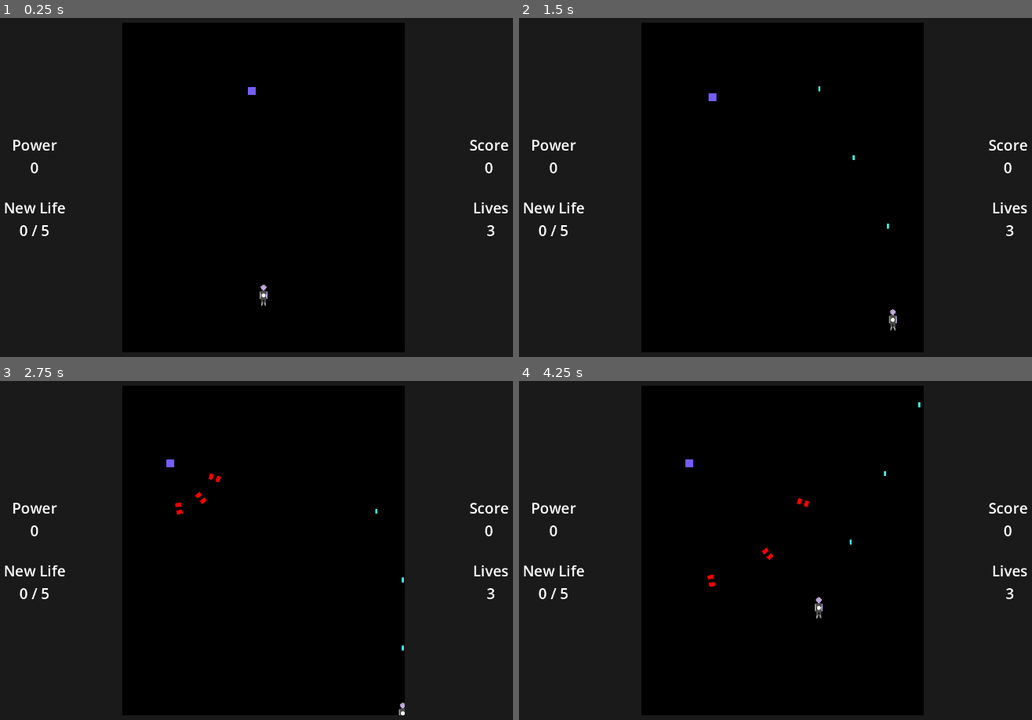
Above: before the commit, frames 1-4 (two rows, left to right).
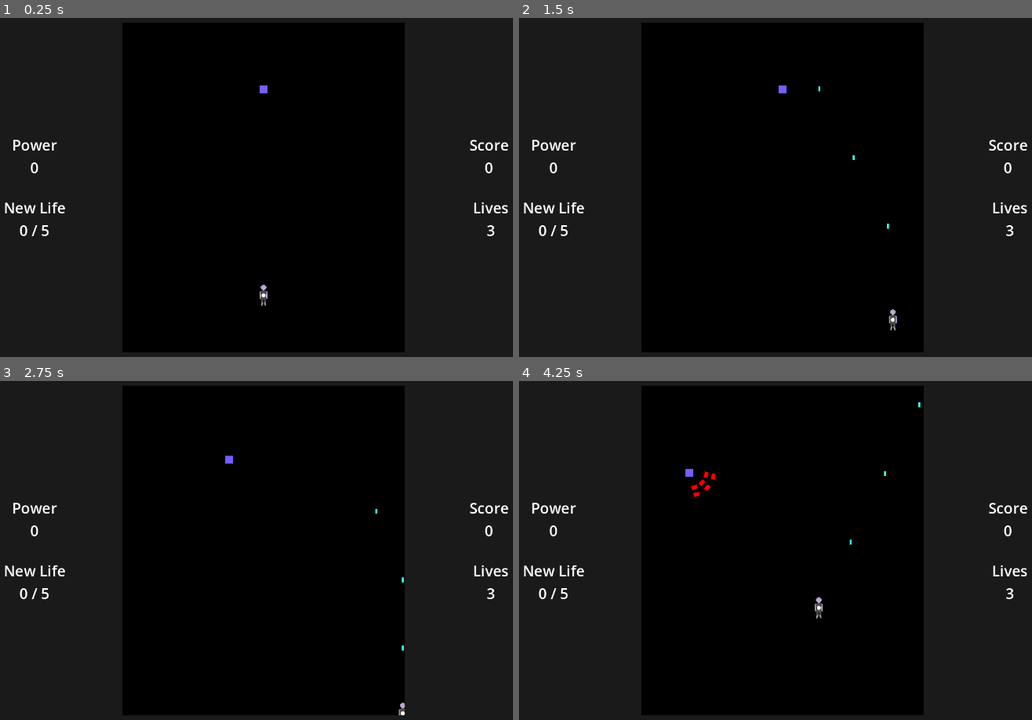
Above: after the commit, the same moments.

Repository: lukeledvina/Bullet-Hell-Godot
Game: Godot game, scene res://Scenes/Levels/test_level.tscn
Same seed, same stepped clock (60 frames per second), same inputs: the game is played once before the commit and once after it. This scene is started directly instead of the project's main scene.
Inputs:
- Up to frame 1 (0.25 s): no input
- Up to frame 2 (1.5 s): tap Enter at 0.5 s; hold D (right) 0.53-1.28 s; hold Space (shoot) 0.53-1.28 s; hold S (down) from 1.28 s (still down); tap Shift (slow) at 1.35 s
- Up to frame 3 (2.75 s): release S (down) at 2.03 s; hold D (right) from 2.03 s (still down); hold Space (shoot) from 2.03 s (still down)
- Up to frame 4 (4.25 s): release D (right) at 2.78 s; release Space (shoot) at 2.78 s; hold W (up) 2.78-3.53 s; tap Shift (slow) at 2.85 s; hold A (left) from 3.53 s (still down); hold Space (shoot) from 3.53 s (still down)

The runs differ from the first frame. In frame 1, less than 0.1% of the frame differs, in the area x 48-53%, y 19-23%; in frame 2, less than 0.1%; in frame 3, 0.2%; in frame 4, 0.3%, in the area x 32-57%, y 23-61%.

Commit message:
Single Phase Bosses are now fully functional, added power-up spawns on boss death

Diff:
--- a/Scenes/Bosses/boss.tscn
+++ b/Scenes/Bosses/boss.tscn
@@ -4,6 +4,8 @@
 [ext_resource type="Texture2D" uid="uid://b7dbljpgiixi7" path="res://Assets/white_square.png" id="2_ax0mw"]
 
 [node name="Boss" type="CharacterBody2D"]
+collision_layer = 2
+collision_mask = 4
 script = ExtResource("1_dphdc")
 
 [node name="Sprite2D" type="Sprite2D" parent="."]
@@ -15,6 +17,7 @@
 [node name="AnimationPlayer" type="AnimationPlayer" parent="."]
 
 [node name="AttackCooldownTimer" type="Timer" parent="."]
+one_shot = true
 
 [node name="Rotater" type="Node2D" parent="."]
 
--- /dev/null
+++ b/Scenes/Bosses/level_one_boss.tscn
@@ -0,0 +1,13 @@
+[gd_scene load_steps=4 format=3 uid="uid://ceyirqmljl05t"]
+
+[ext_resource type="PackedScene" uid="uid://cogixxyioeign" path="res://Scenes/Bosses/boss.tscn" id="1_2raqm"]
+[ext_resource type="Script" path="res://Scripts/level_one_boss.gd" id="2_o0vd6"]
+
+[sub_resource type="RectangleShape2D" id="RectangleShape2D_t45pw"]
+size = Vector2(16, 16)
+
+[node name="LevelOneBoss" instance=ExtResource("1_2raqm")]
+script = ExtResource("2_o0vd6")
+
+[node name="CollisionShape2D" parent="." index="1"]
+shape = SubResource("RectangleShape2D_t45pw")
--- a/Scenes/Levels/level_1.tscn
+++ b/Scenes/Levels/level_1.tscn
@@ -8,10 +8,10 @@
 script = ExtResource("2_bifxb")
 
 [node name="Marker2D" type="Marker2D" parent="Game/BossPositions" index="0"]
-position = Vector2(450, 180)
+position = Vector2(450, 200)
 
 [node name="Marker2D2" type="Marker2D" parent="Game/BossPositions" index="1"]
-position = Vector2(820, 180)
+position = Vector2(820, 200)
 
 [node name="Marker2D3" type="Marker2D" parent="Game/BossPositions" index="2"]
 position = Vector2(640, 90)
--- a/Scenes/Levels/test_level.tscn
+++ b/Scenes/Levels/test_level.tscn
@@ -1,24 +1,21 @@
-[gd_scene load_steps=5 format=3 uid="uid://bjwsk5syninnu"]
+[gd_scene load_steps=4 format=3 uid="uid://bjwsk5syninnu"]
 
 [ext_resource type="PackedScene" uid="uid://c8vvfgh8cy6vt" path="res://Scenes/level.tscn" id="1_fml85"]
 [ext_resource type="Script" path="res://Scripts/test_level.gd" id="2_px0mp"]
 [ext_resource type="PackedScene" uid="uid://chebn5kfyuytd" path="res://Scenes/level_progress.tscn" id="3_0djiu"]
-[ext_resource type="PackedScene" uid="uid://cogixxyioeign" path="res://Scenes/Bosses/boss.tscn" id="3_erjbq"]
 
 [node name="TestLevel" instance=ExtResource("1_fml85")]
 script = ExtResource("2_px0mp")
 
 [node name="Marker2D" type="Marker2D" parent="Game/BossPositions" index="0"]
-position = Vector2(450, 180)
+position = Vector2(450, 200)
 
 [node name="Marker2D2" type="Marker2D" parent="Game/BossPositions" index="1"]
-position = Vector2(820, 180)
+position = Vector2(820, 200)
 
 [node name="Marker2D3" type="Marker2D" parent="Game/BossPositions" index="2"]
 position = Vector2(640, 90)
 
-[node name="Boss" parent="Game" index="8" instance=ExtResource("3_erjbq")]
-
 [node name="LevelProgress" parent="LevelProgressionPoints" index="0" instance=ExtResource("3_0djiu")]
 
 [connection signal="area_entered" from="LevelProgressionPoints/LevelProgress" to="." method="_on_level_progress_area_entered"]
--- a/Scripts/boss.gd
+++ b/Scripts/boss.gd
@@ -1,26 +1,24 @@
 extends CharacterBody2D
 class_name Boss
 
+signal enemy_projectile_created(projectile)
+signal boss_killed(boss_position, damage_power_up_amount, life_power_up_amount)
+
 var can_attack: bool = true
 
-@export var health: int = 5000
-@export var speed: int = 100
+@export var health: int = 5000:
+	set(value):
+		health = value
+		if health <= 0:
+			emit_signal("boss_killed", global_position, 5, 5)
+			queue_free()
 @export var score_value: int = 100
+
+var position_amount: int
 
 var projectile_speed: int = 100
 
-@export var damage_power_up_value: int = 1
-@export var life_power_up_value: int = 1
-@export var progress_speed: float = 100
-@export var attack_point: float = 300
 @export var projectile_scene: PackedScene = preload("res://Scenes/enemy_projectile.tscn")
-
-#var spawn_point_count: int = 1
-#var arc_degrees: int = 60
-#var spacing: int = 15
-#var rows: int = 5
-#var radius: int = 20
-
 
 @onready var rotater: Node2D = $Rotater
 @onready var animation_player: AnimationPlayer = $AnimationPlayer
@@ -29,17 +27,49 @@
 @onready var player: CharacterBody2D = $"../Player"
 @onready var boss_position_container: Node2D = $"../BossPositions"
 var current_pos_index: int = 0
-var position_amount: int = 3
 
-var center_position: Vector2 = Vector2(640, 160)
+
+
+
 # alternate position btwn points: 1,2,3 1,2,3, and then at phase change go back to center
 
-# TODO: hook up projectile signal, get movement to work in a continuous loop
+func _ready():
+	for i in boss_position_container.get_children():
+		position_amount += 1
+	pattern()
 
-func _ready():
-	global_position = center_position
+func pattern():
+	pass
 
-	attack(3, 60, 2, 25, 15, 2, 2)
+func attack(spawn_point_count: int, arc_degrees: int, rows: int, radius: int, spacing: int, movement_time: float):
+
+	attack_setup(spawn_point_count, arc_degrees, rows, radius, spacing)
+
+	move(boss_position_container.get_child(current_pos_index).global_position, movement_time)
+
+	await get_tree().create_timer(movement_time + 0.1).timeout
+
+	if can_attack and Globals.player_alive:
+		var direction: Vector2 = (player.global_position - global_position).normalized()
+		rotater.rotation_degrees = rad_to_deg(direction.angle())
+
+
+		for point in rotater.get_children():
+			var projectile = projectile_scene.instantiate()
+			projectile.speed = projectile_speed
+			enemy_projectile_container.add_child.call_deferred(projectile)
+			projectile.global_position = point.global_position
+			projectile.global_rotation = point.global_rotation
+			call_deferred("emit_signal", "enemy_projectile_created", projectile)
+
+			point.queue_free()
+
+	current_pos_index += 1
+	if current_pos_index >= position_amount:
+		current_pos_index = 0
+
+	can_attack = false
+	attack_cooldown_timer.start()
 
 
 func attack_setup(spawn_point_count, arc_degrees, rows, radius, spacing):
@@ -67,40 +97,6 @@
 	var tween = get_tree().create_tween()
 	tween.tween_property(self, "global_position", new_position, movement_time)
 
-	#Tween.interpolate_value(global_position, new_position - global_position, 0,  movement_time, Tween.TRANS_CUBIC, Tween.EASE_IN_OUT)
-
-
-func attack(spawn_point_count: int, arc_degrees: int, rows: int, radius: int, spacing: int, movement_time: float, post_attack_time: float):
-
-	attack_setup(spawn_point_count, arc_degrees, rows, radius, spacing)
-
-	move(boss_position_container.get_child(current_pos_index).global_position, movement_time)
-
-	await get_tree().create_timer(movement_time + 0.1).timeout
-
-	if can_attack and Globals.player_alive:
-		var direction: Vector2 = (player.global_position - global_position).normalized()
-		rotater.rotation_degrees = rad_to_deg(direction.angle())
-
-
-		for point in rotater.get_children():
-			var projectile = projectile_scene.instantiate()
-			projectile.speed = projectile_speed
-			enemy_projectile_container.add_child.call_deferred(projectile)
-			projectile.global_position = point.global_position
-			projectile.global_rotation = point.global_rotation
-			call_deferred("emit_signal", "enemy_projectile_created", projectile)
-
-			point.queue_free()
-
-	current_pos_index += 1
-	if current_pos_index >= position_amount:
-		current_pos_index = 0
-
-	can_attack = false
-
-	await get_tree().create_timer(post_attack_time).timeout
-
 
 func _on_attack_cooldown_timer_timeout():
 	can_attack = true
--- a/Scripts/level.gd
+++ b/Scripts/level.gd
@@ -4,6 +4,8 @@
 var offset: Vector2 = Vector2.ZERO
 var floaty_path_1_offset: Vector2 = Vector2(300, 0)
 var parallel_offset: Vector2 = Vector2(30, -30)
+
+var boss_center_position: Vector2 = Vector2(640, 160)
 
 var floaty: PackedScene = preload("res://Scenes/Enemies/floaty.tscn")
 var floaty_path_1: PackedScene = preload("res://Scenes/EnemyPaths/floaty_path_1.tscn")
@@ -42,6 +44,9 @@
 
 	# increment values needed to spawn the power ups, if the values are reached, spawn them
 	power_up_manager.update_values(damage_power_up_progress, life_power_up_progress, enemy_position)
+
+func _on_boss_killed(boss_position, damage_power_up_amount, life_power_up_amount):
+	power_up_manager.boss_killed(boss_position, damage_power_up_amount, life_power_up_amount)
 
 
 func _on_enemy_projectile_created(projectile):
--- /dev/null
+++ b/Scripts/level_one_boss.gd
@@ -0,0 +1,11 @@
+extends Boss
+
+func pattern():
+	await get_tree().create_timer(2).timeout
+	while true:
+		attack(3, 60, 2, 25, 15, 2)
+		await get_tree().create_timer(5).timeout
+		attack(5, 90, 6, 25, 15, 2)
+		await get_tree().create_timer(5).timeout
+		attack(10, 60, 3, 25, 15, 2)
+		await get_tree().create_timer(5).timeout
--- a/Scripts/power_up_manager.gd
+++ b/Scripts/power_up_manager.gd
@@ -22,6 +22,32 @@
 var damage_upgrade_breakpoint: int = 20
 var max_damage: int = 200
 var max_lives: int = 5
+
+#spawn the amt of each power up, in locations not overlapping
+func boss_killed(boss_position, damage_power_up_amount, life_power_up_amount):
+	var x_offset: int = -40
+	var y_offset: int = -40
+	for i in range(damage_power_up_amount):
+		if i != 2:
+			var damage_power_up = damage_power_up_scene.instantiate()
+			damage_power_up.global_position = Vector2(boss_position.x + x_offset, boss_position.y + y_offset)
+			call_deferred("add_child", damage_power_up)
+			damage_power_up.connect("collected", _on_damage_power_up_collected)
+			x_offset += 20
+			y_offset += 20
+		else:
+			x_offset += 20
+			y_offset += 20
+
+	x_offset = -40
+	y_offset = 40
+	for i in range(life_power_up_amount):
+		var life_power_up = life_power_up_scene.instantiate()
+		life_power_up.global_position = Vector2(boss_position.x + x_offset, boss_position.y + y_offset)
+		call_deferred("add_child", life_power_up)
+		life_power_up.connect("collected", on_life_power_up_collected)
+		x_offset += 20
+		y_offset -= 20
 
 func update_values(damage_value, life_value, enemy_position):
 	current_damage_progress += damage_value
--- a/Scripts/test_level.gd
+++ b/Scripts/test_level.gd
@@ -1,7 +1,10 @@
 extends Level
 
+var level_one_boss_scene: PackedScene = preload("res://Scenes/Bosses/level_one_boss.tscn")
 
-#func _on_level_progress_area_entered(_area):
-	#offset = Vector2(300, 0)
-	#spawn_enemies(evil_floaty, 50, floaty_path_1, true, floaty_path_1_offset, floaty_time)
-	#spawn_enemies(evil_floaty, 50, floaty_path_1, true, floaty_path_1_offset + parallel_offset, floaty_time)
+func _on_level_progress_area_entered(_area):
+	var boss = level_one_boss_scene.instantiate()
+	$Game.call_deferred("add_child", boss)
+	boss.global_position = boss_center_position
+	boss.connect("enemy_projectile_created", _on_enemy_projectile_created)
+	boss.connect("boss_killed", _on_boss_killed)
